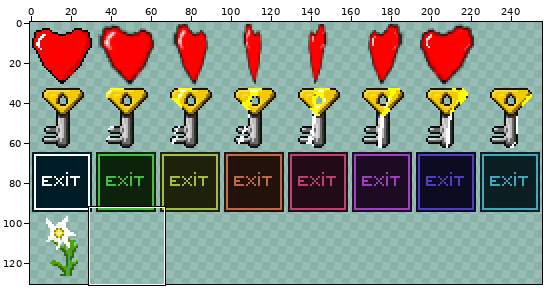
Edited in one commit: sprite sheet (public_html/sprites/collectibles.png). Above: a wide view before the commit, with the close-up outlined.
Close-up. Before the edit:
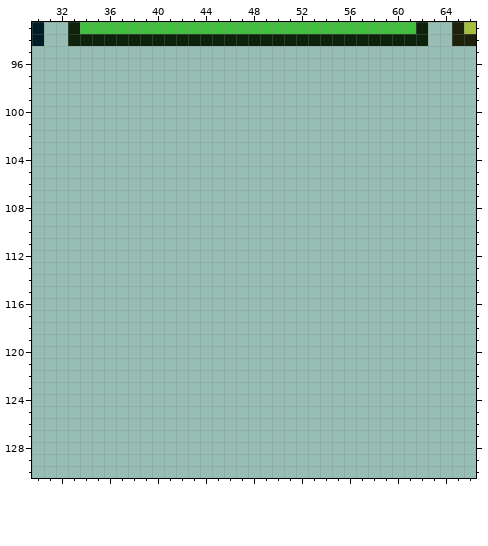
The file is 256x256 pixels. Pixels under 10% opacity are left out. Colours within 5 levels of each other are drawn and written as one. Shown: x 30..66, y 93..130. The wide view leaves out empty margins.
The result:
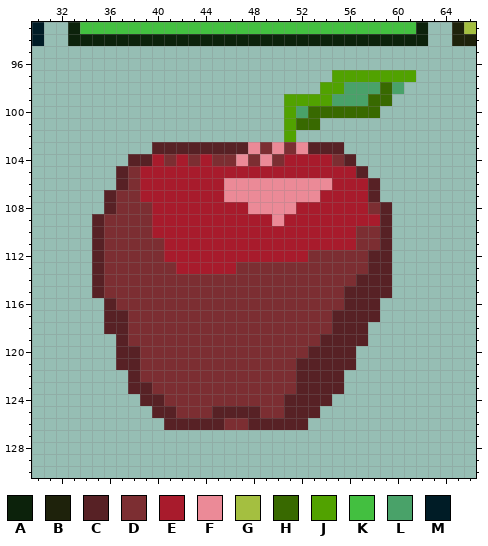
Palette (. is transparent): A #0c220b  B #1e220b  C #572125  D #7c2e32  E #a81b2c  F #eb8a97  G #a4bf40  H #386900  J #51a200  K #43bf40  L #49a269  M #001c26
The exact change:
y 97: x 55..61 ....... -> JJJJJJJ
y 98: x 54..60 ....... -> JJLLLHL
y 99: x 51..59 ......... -> JJJJLLLHH
y 100: x 51..58 ........ -> JLHHHHHH
y 101: x 51..53 ... -> JHH
y 102: x 51 . -> J
y 103: x 40..55 ................ -> CCCCCCCCFDFDFCCC
y 104: x 38..56 ................... -> CCEDEDEDDFDFDEEEEDC
y 105: x 37..57 ..................... -> CDEEEEEEEEEEEEEEEEEEC
y 106: x 37..58 ...................... -> CDEEEEEEEFFFFFFFFFEEEC
y 107: x 36..58 ....................... -> CDDEEEEEEEFFFFFFFFEEEEC
y 108: x 36..59 ........................ -> CDDDEEEEEEEEFFFFEEEEEEDC
y 109: x 35..59 ......................... -> CDDDDEEEEEEEEEEFEEEEEEEEC
y 110: x 35..59 ......................... -> CDDDDEEEEEEEEEEEEEEEEEDDC
y 111: x 35..59 ......................... -> CDDDDDEEEEEEEEEEEEEEEEDDC
y 112: x 35..59 ......................... -> CDDDDDEEEEEEEEEEEEDDDDDCC
y 113: x 35..59 ......................... -> CDDDDDDEEEEEDDDDDDDDDDDCC
y 114: x 35..59 ......................... -> CDDDDDDDDDDDDDDDDDDDDDCCC
y 115: x 35..59 ......................... -> CDDDDDDDDDDDDDDDDDDDDCCCC
y 116: x 36..58 ....................... -> CDDDDDDDDDDDDDDDDDDDCCC
y 117: x 36..58 ....................... -> CCDDDDDDDDDDDDDDDDDCCCC
y 118: x 36..57 ...................... -> CCDDDDDDDDDDDDDDDDDCCC
y 119: x 37..57 ..................... -> CDDDDDDDDDDDDDDDDCCCC
y 120: x 37..56 .................... -> CCDDDDDDDDDDDDDDCCCC
y 121: x 37..56 .................... -> CCDDDDDDDDDDDDDCCCCC
y 122: x 38..55 .................. -> CDDDDDDDDDDDDDCCCC
y 123: x 38..55 .................. -> CCDDDDDDDDDDDDCCCC
y 124: x 39..54 ................ -> CCDDDDDDDDDDCCCC
y 125: x 40..53 .............. -> CCDDDCCCCDDCCC
y 126: x 41..52 ............ -> CCCCCDDCCCCC
